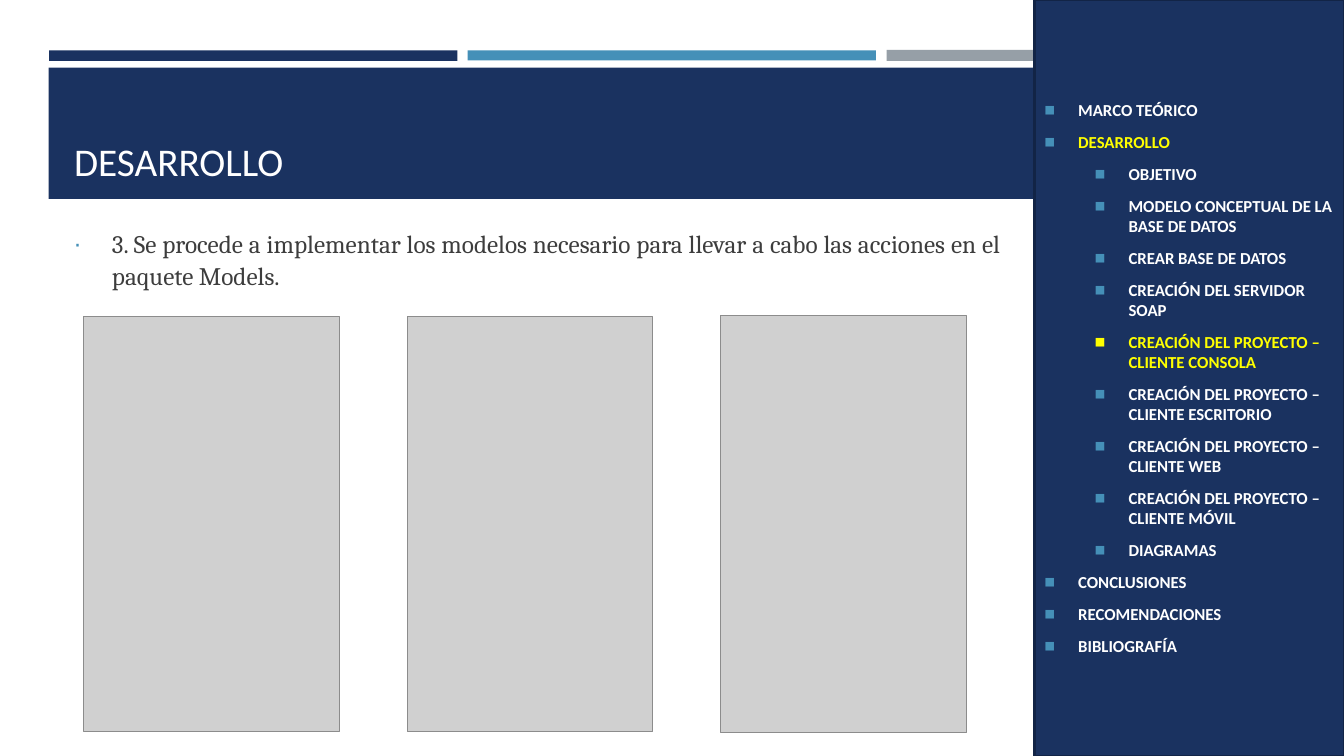
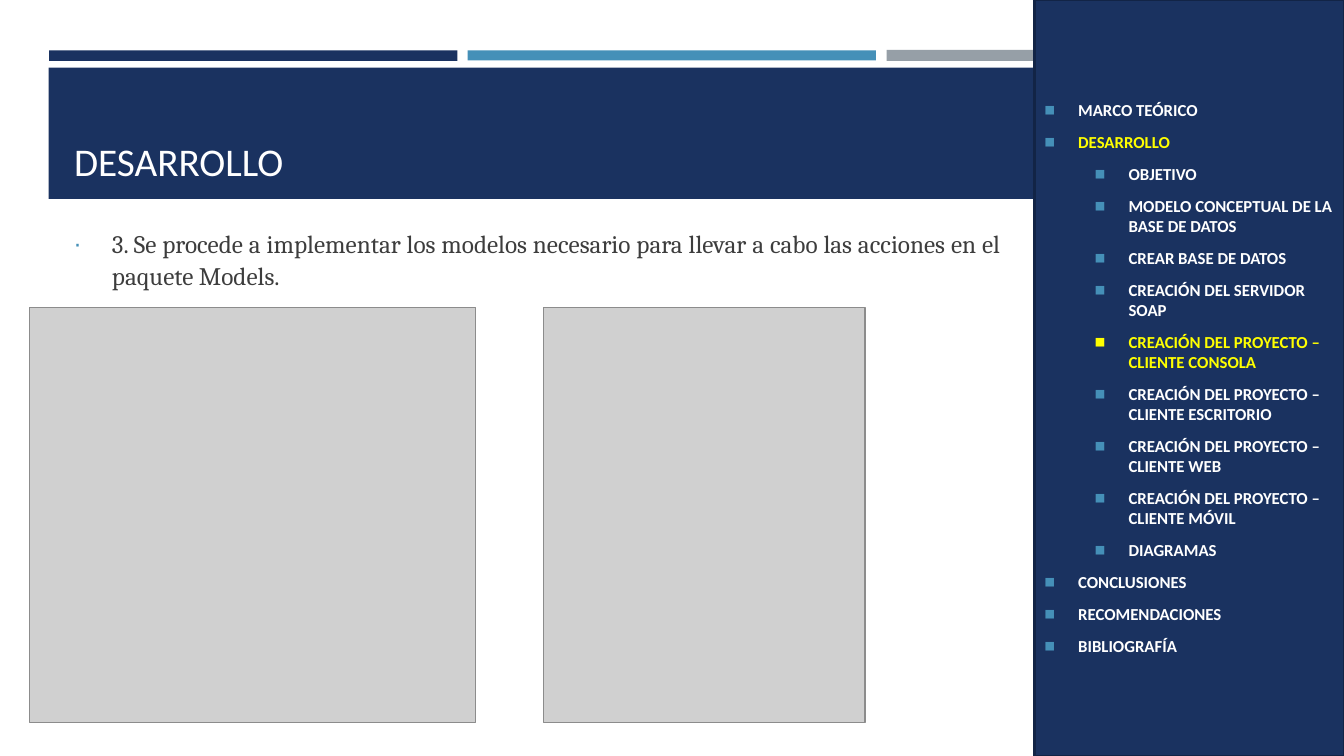
Before and after one commit to CrisAcalo/EABMODEL_Arquitectura_26754, a slide deck: slide 21 of U2/PAO202551_ELECTRO_BDDNUBE_RESTFULL_JAVA_GR01/05. DOCUMENTACION/Examen_Comercializadora_Restful_Java_Grupo1.pptx. Drawn at 1344x756 pixels with LibreOffice and Linux fonts; fonts in the diff are those of the drawing; grey boxes stand for pictures. Boxes give left, top, right and bottom in pixels: in the first picture for what was removed or moved away, otherwise in the second. Text is boxed around its words. In the diff, an @@ line names an element or a change of style, - is before the commit and + after.

```diff
--- a/U2/PAO202551_ELECTRO_BDDNUBE_RESTFULL_JAVA_GR01/05. DOCUMENTACION/Examen_Comercializadora_Restful_Java_Grupo1.pptx
+++ b/U2/PAO202551_ELECTRO_BDDNUBE_RESTFULL_JAVA_GR01/05. DOCUMENTACION/Examen_Comercializadora_Restful_Java_Grupo1.pptx
@@ picture resized from (x1=84, y1=317, x2=339, y2=732) to (x1=30, y1=308, x2=476, y2=723) @@
@@ picture removed at (x1=407, y1=317, x2=653, y2=732) @@
@@ picture added at (x1=543, y1=308, x2=865, y2=723) @@
@@ picture removed at (x1=721, y1=316, x2=967, y2=733) @@
```
Also in this commit, not shown: 10 other slides changed, 5 other files.
